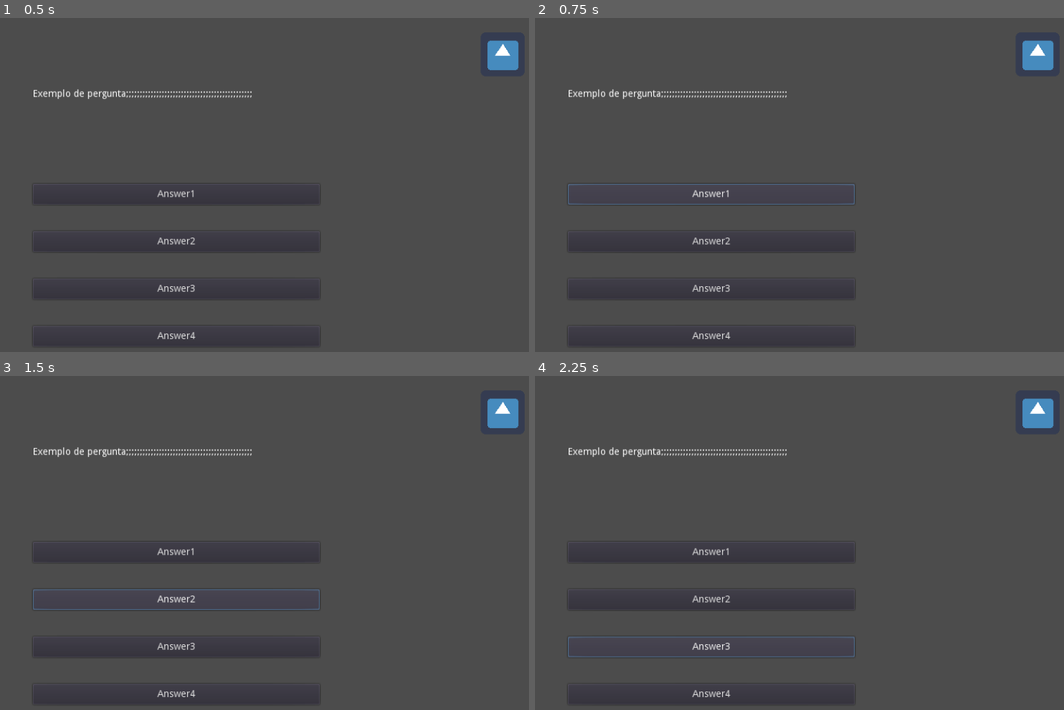
Above: before the commit, frames 1-4 (two rows, left to right).
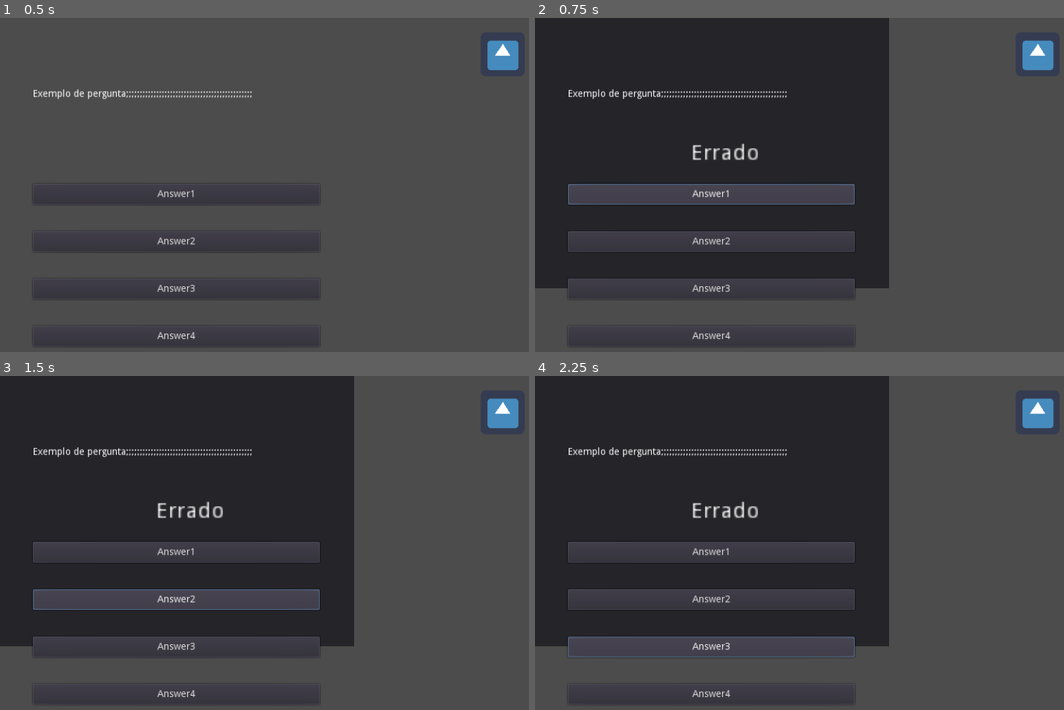
Above: after the commit, the same moments.

Repository: abraaofilho10/ToTheSunAndBeyond
Game: Godot game, scene res://Main.tscn
The game is run twice, just before and just after one commit, with the same random seed, the same clock (stepped at 60 frames per second) and the same inputs. The project has no main scene, so this scene is started directly. The engine's default icon, where the game draws it, is replaced by a stand-in: a white triangle on a blue panel in a dark square.
Inputs:
- Up to frame 1 (0.5 s): no input
- Up to frame 2 (0.75 s): click "Answer1" at 0.5 s
- Up to frame 3 (1.5 s): click "Answer2" at 1.25 s
- Up to frame 4 (2.25 s): click "Answer3" at 2 s

Frame 1 is identical in both runs. In frame 2, 46% of the frame differs, in the area x 0-67%, y 0-81%; in frame 3, 46%; in frame 4, 46%.

Commit message:
Popups scenes and code added, images added

Diff:
--- a/Main.gd
+++ b/Main.gd
@@ -2,12 +2,12 @@
 
 export var questions: Resource
 
-var current_question: int
+var current_question: int = 0
 onready var total_questions: int = questions.questions.size()
 
 # Called when the node enters the scene tree for the first time.
 func _ready():
-	pass
+	print(str(total_questions))
 
 func _next_question():
 	current_question += 1
@@ -27,17 +27,34 @@
 	return false
 
 
-func _on_btnChoice1_button_up():
-	_check_answer(questions.questions[current_question], 0)
+func _show_popup_correct():
+	$PopUpCorrect.visible = true
 
 
-func _on_btnChoice2_button_up():
-	_check_answer(questions.questions[current_question], 1)
+func _show_popup_wrong():
+	$PopUpWrong.visible = true
 
 
+func _on_btnChoice1_button_up():
+	if _check_answer(questions.questions[current_question], 0):
+		_show_popup_correct()
+	else:
+		_show_popup_wrong()
+
+func _on_btnChoice2_button_up():
+	if _check_answer(questions.questions[current_question], 1):
+		_show_popup_correct()
+	else:
+		_show_popup_wrong()
+
 func _on_btnChoice3_button_up():
-	_check_answer(questions.questions[current_question], 2)
-
+	if _check_answer(questions.questions[current_question], 2):
+		_show_popup_correct()
+	else:
+		_show_popup_wrong()
 
 func _on_btnChoice4_button_up():
-	_check_answer(questions.questions[current_question], 3)
+	if _check_answer(questions.questions[current_question], 3):
+		_show_popup_correct()
+	else:
+		_show_popup_wrong()
--- a/Main.tscn
+++ b/Main.tscn
@@ -1,9 +1,11 @@
-[gd_scene load_steps=11 format=2]
+[gd_scene load_steps=13 format=2]
 
 [ext_resource path="res://icon.png" type="Texture" id=1]
 [ext_resource path="res://Main.gd" type="Script" id=2]
 [ext_resource path="res://QuestionCollection.gd" type="Script" id=3]
 [ext_resource path="res://Question.gd" type="Script" id=4]
+[ext_resource path="res://PopUpCorrect.tscn" type="PackedScene" id=5]
+[ext_resource path="res://PopUpWrong.tscn" type="PackedScene" id=6]
 
 [sub_resource type="Resource" id=3]
 script = ExtResource( 4 )
@@ -44,6 +46,12 @@
 anchor_bottom = 1.0
 script = ExtResource( 2 )
 questions = SubResource( 2 )
+
+[node name="PopUpCorrect" parent="." instance=ExtResource( 5 )]
+visible = false
+
+[node name="PopUpWrong" parent="." instance=ExtResource( 6 )]
+visible = false
 
 [node name="HBoxContainer" type="HBoxContainer" parent="."]
 margin_left = 48.0
--- /dev/null
+++ b/PopUpCorrect.tscn
@@ -0,0 +1,17 @@
+[gd_scene format=2]
+
+[node name="PopUpCorrect" type="Control"]
+anchor_right = 1.0
+anchor_bottom = 1.0
+
+[node name="Panel" type="Panel" parent="."]
+margin_right = 515.0
+margin_bottom = 394.0
+
+[node name="Label" type="Label" parent="Panel"]
+margin_left = 227.0
+margin_top = 183.0
+margin_right = 278.0
+margin_bottom = 197.0
+rect_scale = Vector2( 2.5, 2.1875 )
+text = "Correto!"
--- /dev/null
+++ b/PopUpWrong.tscn
@@ -0,0 +1,17 @@
+[gd_scene format=2]
+
+[node name="PopUpWrong" type="Control"]
+anchor_right = 1.0
+anchor_bottom = 1.0
+
+[node name="Panel" type="Panel" parent="."]
+margin_right = 515.0
+margin_bottom = 394.0
+
+[node name="Label" type="Label" parent="Panel"]
+margin_left = 227.0
+margin_top = 183.0
+margin_right = 278.0
+margin_bottom = 197.0
+rect_scale = Vector2( 2.5, 2.1875 )
+text = "Errado"
Binary file added: images/astronaut1.png
Binary file added: images/astronaut4.png
Binary file added: images/austronaut2.png
Binary file added: images/austronaut3.png
Binary file added: images/btnAnswer.png
Binary file added: images/btnCorrect.png
Binary file added: images/btnWrong.png
Binary file added: images/panelQuestions.png
Binary file added: images/popUp.png
